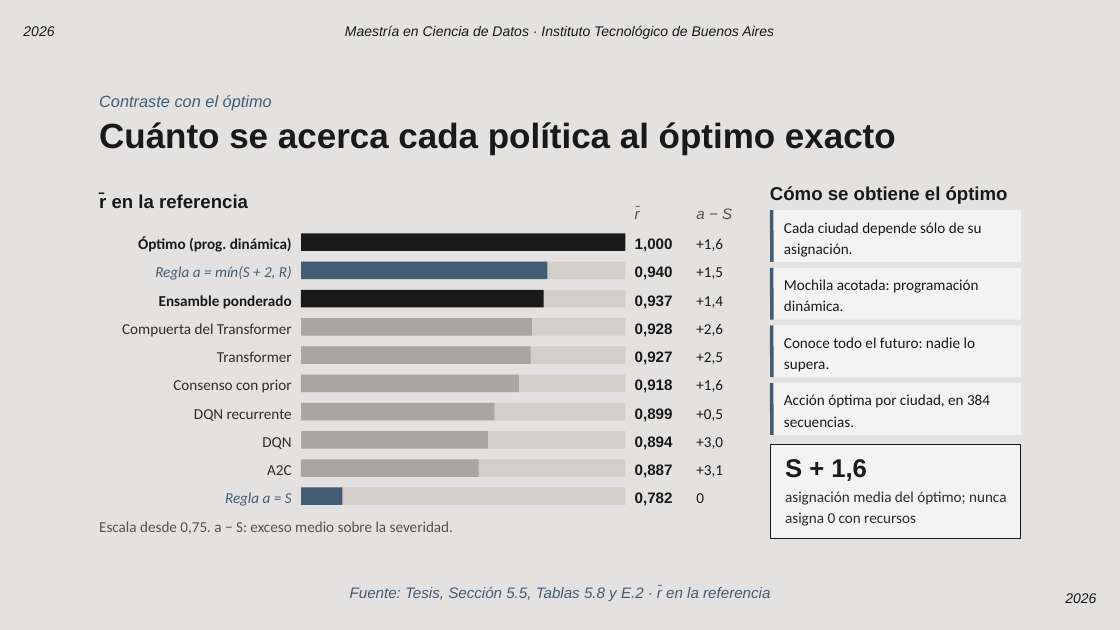
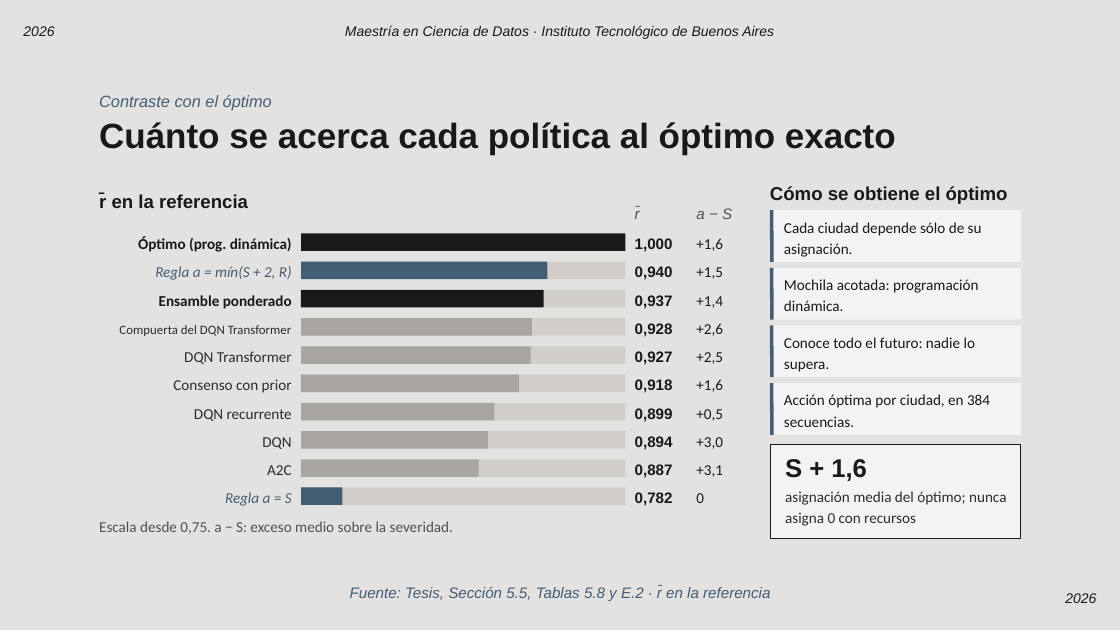
Before and after one commit to Maximiliano0/mPES, a slide deck: slide 19 of writings/out/mPES — Defensa de tesis.pptx. Drawn at 1120x630 pixels with LibreOffice and Linux fonts; fonts in the diff are those of the drawing; background and template pictures are left out. Boxes give left, top, right and bottom in pixels: in the first picture for what was removed or moved away, otherwise in the second. Text is boxed around its words. In the diff, an @@ line names an element or a change of style, - is before the commit and + after.

```diff
--- a/writings/out/mPES — Defensa de tesis.pptx
+++ b/writings/out/mPES — Defensa de tesis.pptx
@@ text at (119,325,292,336): text changed; size 13 to 11 pt @@
-Compuerta del Transformer
+Compuerta del DQN Transformer
@@ text at (184,351,292,364): text changed @@
-Transformer
+DQN Transformer
```
Also in this commit, not shown: 14 other slides changed.
